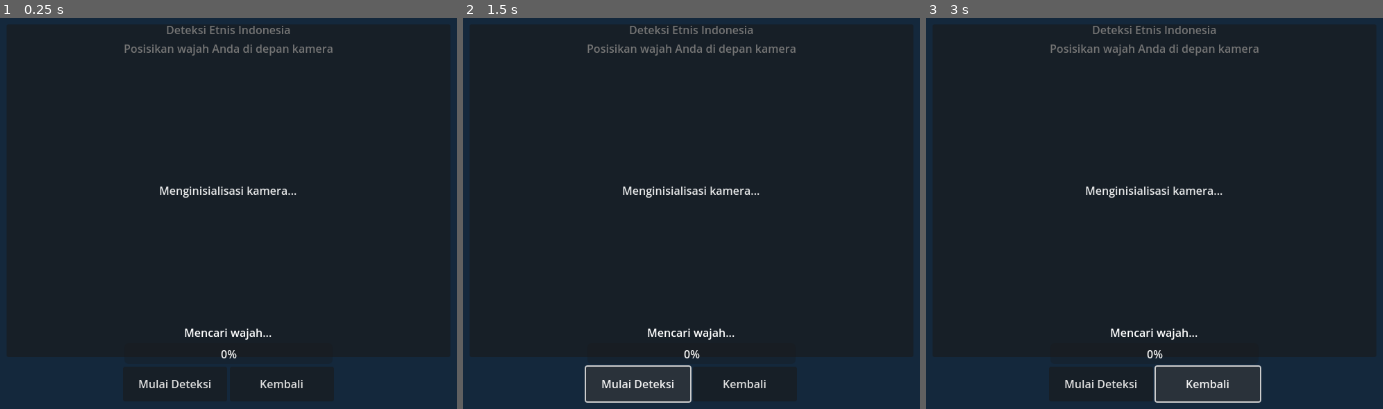
Above: before the commit, frames 1-3 (left to right).
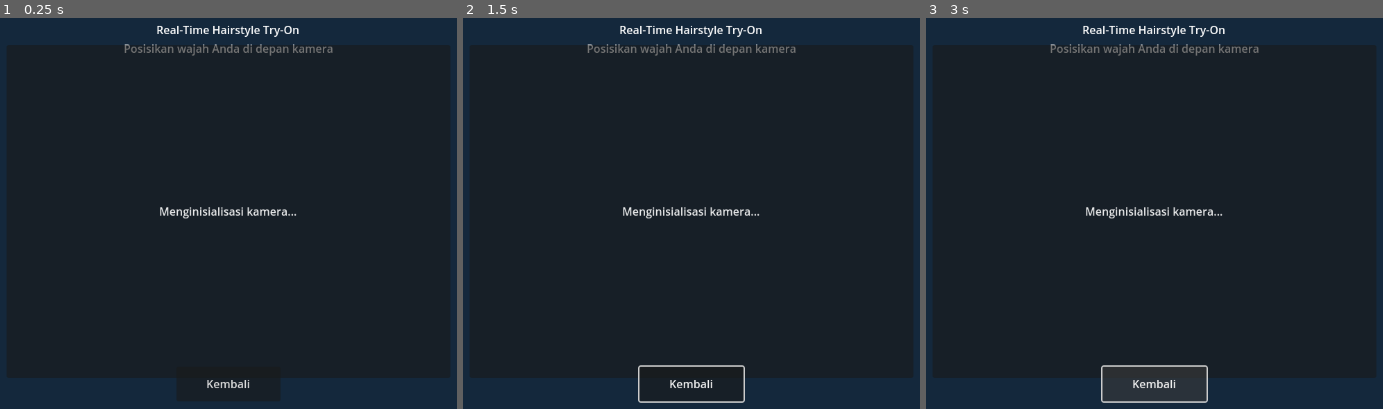
Above: after the commit, the same moments.

Repository: JumantaraReqi20/try-on-hairstyle
Game: Godot game, scene res://Scenes/HairstyleTryOn.tscn
Same seed, same stepped clock (60 frames per second), same inputs: the game is played once before the commit and once after it.
Inputs (mouse positions are in pixels of both pictures, inside the frame that each line leads up to):
- Up to frame 1 (0.25 s): no input
- Up to frame 2 (1.5 s): click "Kembali" at 0.5 s; click (636, 385) at 1.25 s, where only the run before the commit has a clickable "Mulai Deteksi"
- Up to frame 3 (3 s): click (1099, 385) at 2 s, where only the run before the commit has a clickable "Mulai Deteksi"; click "Kembali" at 2.75 s

The runs differ from the first frame. In frame 1, 2.0% of the frame differs, in the area x 27-67%, y 1-95%; in frame 2, 2.7%, in the area x 26-67%, y 1-99%; in frame 3, 2.4%.

Commit message:
refactor: Clean up UI and logic for hairstyle try-on

Diff:
--- a/try-on-hairstyle/Scenes/HairstyleTryOn.tscn
+++ b/try-on-hairstyle/Scenes/HairstyleTryOn.tscn
@@ -1,6 +1,4 @@
-[gd_scene load_steps=2 format=3 uid="uid://k1t38hd8do6s"]
-
-[ext_resource type="Script" uid="uid://dw61r5pkkdq28" path="res://Scenes/EthnicityDetection/EthnicityDetectionController.gd" id="1_controller"]
+[gd_scene format=3 uid="uid://k1t38hd8do6s"]
 
 [node name="EthnicityDetection" type="Control"]
 layout_mode = 3
@@ -9,7 +7,6 @@
 anchor_bottom = 1.0
 grow_horizontal = 2
 grow_vertical = 2
-script = ExtResource("1_controller")
 
 [node name="Background" type="ColorRect" parent="."]
 layout_mode = 1
@@ -34,7 +31,7 @@
 
 [node name="TitleLabel" type="Label" parent="MainContainer"]
 layout_mode = 2
-text = "Deteksi Etnis Indonesia"
+text = "Real-Time Hairstyle Try-On"
 horizontal_alignment = 1
 vertical_alignment = 1
 
@@ -112,49 +109,9 @@
 border_color = Color(0, 1, 0, 0)
 border_width = 3.0
 
-[node name="StatusContainer" type="VBoxContainer" parent="MainContainer"]
-layout_mode = 2
-size_flags_horizontal = 4
-
-[node name="StatusLabel" type="Label" parent="MainContainer/StatusContainer"]
-layout_mode = 2
-text = "Mencari wajah..."
-horizontal_alignment = 1
-
-[node name="ProgressBar" type="ProgressBar" parent="MainContainer/StatusContainer"]
-custom_minimum_size = Vector2(300, 30)
-layout_mode = 2
-
-[node name="ResultContainer" type="VBoxContainer" parent="MainContainer"]
-visible = false
-layout_mode = 2
-size_flags_horizontal = 4
-
-[node name="EthnicityLabel" type="Label" parent="MainContainer/ResultContainer"]
-layout_mode = 2
-text = "Etnis Terdeteksi: Jawa"
-horizontal_alignment = 1
-
-[node name="DescriptionLabel" type="RichTextLabel" parent="MainContainer/ResultContainer"]
-custom_minimum_size = Vector2(600, 150)
-layout_mode = 2
-text = "[b]Etnis Jawa[/b]
-Suku Jawa adalah kelompok etnik terbesar di Indonesia yang berasal dari Jawa Tengah dan Jawa Timur. Dikenal dengan budaya yang kaya, termasuk batik, wayang, dan gamelan."
-fit_content = true
-
-[node name="RedirectLabel" type="Label" parent="MainContainer/ResultContainer"]
-layout_mode = 2
-text = "Mengarahkan ke region budaya yang sesuai..."
-horizontal_alignment = 1
-
 [node name="ButtonContainer" type="HBoxContainer" parent="MainContainer"]
 layout_mode = 2
 size_flags_horizontal = 4
-
-[node name="StartDetectionButton" type="Button" parent="MainContainer/ButtonContainer"]
-custom_minimum_size = Vector2(150, 50)
-layout_mode = 2
-text = "Mulai Deteksi"
 
 [node name="BackButton" type="Button" parent="MainContainer/ButtonContainer"]
 custom_minimum_size = Vector2(150, 50)
@@ -205,5 +162,4 @@
 text = "Memuat pengalaman budaya..."
 horizontal_alignment = 1
 
-[connection signal="pressed" from="MainContainer/ButtonContainer/StartDetectionButton" to="." method="_on_start_detection_pressed"]
 [connection signal="pressed" from="MainContainer/ButtonContainer/BackButton" to="." method="_on_back_pressed"]
--- a/try-on-hairstyle/Scripts/HairstyleTryOnController.gd
+++ b/try-on-hairstyle/Scripts/HairstyleTryOnController.gd
@@ -1,12 +1,5 @@
 extends Control
 
-@onready var status_label = $MainContainer/StatusContainer/StatusLabel
-@onready var progress_bar = $MainContainer/StatusContainer/ProgressBar
-@onready var result_container = $MainContainer/ResultContainer
-@onready var ethnicity_label = $MainContainer/ResultContainer/EthnicityLabel
-@onready var description_label = $MainContainer/ResultContainer/DescriptionLabel
-@onready var redirect_label = $MainContainer/ResultContainer/RedirectLabel
-@onready var start_button = $MainContainer/ButtonContainer/StartDetectionButton
 @onready var loading_overlay = $LoadingOverlay
 @onready var face_frame = $MainContainer/CameraContainer/WebcamContainer/WebcamFeed/DetectionOverlay/FaceFrame
 @onready var webcam_feed = $MainContainer/CameraContainer/WebcamContainer/WebcamFeed
@@ -16,35 +9,8 @@
 # Webcam Manager - akan di-load secara manual
 var webcam_manager: Node
 
-var detection_timer: Timer
-var redirect_timer: Timer
-var detection_progress: float = 0.0
-var is_detecting: bool = false
-var detected_ethnicity_result: String = ""
 var spinner_rotation: float = 0.0
 var webcam_frames_received: int = 0
-
-# Simulasi data etnis
-var ethnicity_data = {
-	"Jawa": {
-		"description": "[b]Etnis Jawa[/b]\nSuku Jawa adalah kelompok etnik terbesar di Indonesia yang berasal dari Jawa Tengah dan Jawa Timur. Dikenal dengan budaya yang kaya, termasuk batik, wayang, dan gamelan.",
-		"scene": "res://Scenes/IndonesiaBarat/PasarScene.tscn"
-	},
-	"Batak": {
-		"description": "[b]Etnis Batak[/b]\nSuku Batak berasal dari Sumatera Utara dengan tradisi musik gondang dan tarian tortor. Memiliki sistem kekerabatan patrilineal yang kuat.",
-		"scene": "res://Scenes/IndonesiaBarat/PasarScene.tscn"
-	},
-	"Sasak": {
-		"description": "[b]Etnis Sasak[/b]\nSuku Sasak adalah penduduk asli Pulau Lombok dengan tradisi tenun songket dan upacara peresean (pertarungan rotan).",
-		"scene": "res://Scenes/IndonesiaTengah/TamboraScene.tscn"
-	},
-	"Papua": {
-		"description": "[b]Etnis Papua[/b]\nSuku Papua memiliki keberagaman budaya yang luar biasa dengan tradisi ukiran, tarian yospan, dan upacara bakar batu.",
-		"scene": "res://Scenes/IndonesiaTimur/PapuaScene.tscn"
-	}
-}
-
-func _ready():
 	print("=== EthnicityDetectionController._ready() ===")
 	print("Scene tree ready, setting up webcam...")
 
@@ -231,103 +197,6 @@
 			spinner_rotation -= 360
 		loading_spinner.rotation_degrees = spinner_rotation
 
-func setup_timers():
-	# Timer untuk simulasi deteksi (lebih cepat)
-	detection_timer = Timer.new()
-	detection_timer.wait_time = 0.05  # Lebih cepat
-	detection_timer.timeout.connect(_on_detection_progress)
-	add_child(detection_timer)
-
-	# Timer untuk redirect
-	redirect_timer = Timer.new()
-	redirect_timer.wait_time = 2.0  # Dikurangi dari 3 detik
-	redirect_timer.timeout.connect(_on_redirect_to_scene)
-	redirect_timer.one_shot = true
-	add_child(redirect_timer)
-
-func reset_ui():
-	progress_bar.value = 0
-	detection_progress = 0.0
-	is_detecting = false
-	result_container.visible = false
-	status_label.text = "Mencari wajah..."
-	start_button.text = "Mulai Deteksi"
-	face_frame.border_color = Color(0, 1, 0, 0)
-
-func _on_start_detection_pressed():
-	if not is_detecting:
-		start_detection()
-	else:
-		stop_detection()
-
-func start_detection():
-	is_detecting = true
-	start_button.text = "Hentikan Deteksi"
-	result_container.visible = false
-	detection_progress = 0.0
-	progress_bar.value = 0
-	status_label.text = "Mendeteksi wajah..."
-	face_frame.border_color = Color(1, 1, 0, 0.8)
-	detection_timer.start()
-
-func stop_detection():
-	is_detecting = false
-	start_button.text = "Mulai Deteksi"
-	detection_timer.stop()
-	reset_ui()
-
-func _on_detection_progress():
-	if not is_detecting:
-		return
-
-	# Progress lebih cepat
-	detection_progress += randf_range(2.0, 4.0)
-	progress_bar.value = min(detection_progress, 100.0)
-
-	if detection_progress >= 100.0:
-		detection_complete()
-
-func detection_complete():
-	detection_timer.stop()
-	is_detecting = false
-
-	# Simulasi hasil deteksi (random)
-	var ethnicity_names = ethnicity_data.keys()
-	detected_ethnicity_result = ethnicity_names[randi() % ethnicity_names.size()]
-
-	# Update UI dengan hasil
-	face_frame.border_color = Color(0, 1, 0, 0.8)
-	status_label.text = "Deteksi berhasil!"
-	ethnicity_label.text = "Etnis Terdeteksi: " + detected_ethnicity_result
-	description_label.text = ethnicity_data[detected_ethnicity_result]["description"]
-
-	result_container.visible = true
-	start_button.visible = false
-
-	# Mulai countdown redirect (lebih cepat)
-	redirect_timer.start()
-	redirect_label.text = "Mengarahkan ke region budaya yang sesuai dalam 2 detik..."
-
-	# Animate countdown
-	create_countdown_animation()
-
-func create_countdown_animation():
-	var countdown_timer = Timer.new()
-	countdown_timer.wait_time = 1.0
-	add_child(countdown_timer)
-
-	var countdown_data = [2]  # Mulai dari 2 detik
-	countdown_timer.timeout.connect(func():
-		countdown_data[0] -= 1
-		if countdown_data[0] > 0:
-			redirect_label.text = "Mengarahkan ke region budaya yang sesuai dalam " + str(countdown_data[0]) + " detik..."
-		else:
-			redirect_label.text = "Memuat pengalaman budaya..."
-			countdown_timer.queue_free()
-	)
-	countdown_timer.start()
-
-func _on_redirect_to_scene():
 	# Tampilkan loading overlay dengan animasi
 	loading_overlay.visible = true
 	spinner_rotation = 0.0
@@ -367,11 +236,8 @@
 			webcam_manager.queue_free()
 		webcam_manager = null
 
-	if detection_timer:
-		detection_timer.stop()
-
-	if redirect_timer:
-		redirect_timer.stop()
+	# Hapus baris detection_timer.stop()
+	# Hapus baris redirect_timer.stop()
 
 	print("Cleanup complete")
 
